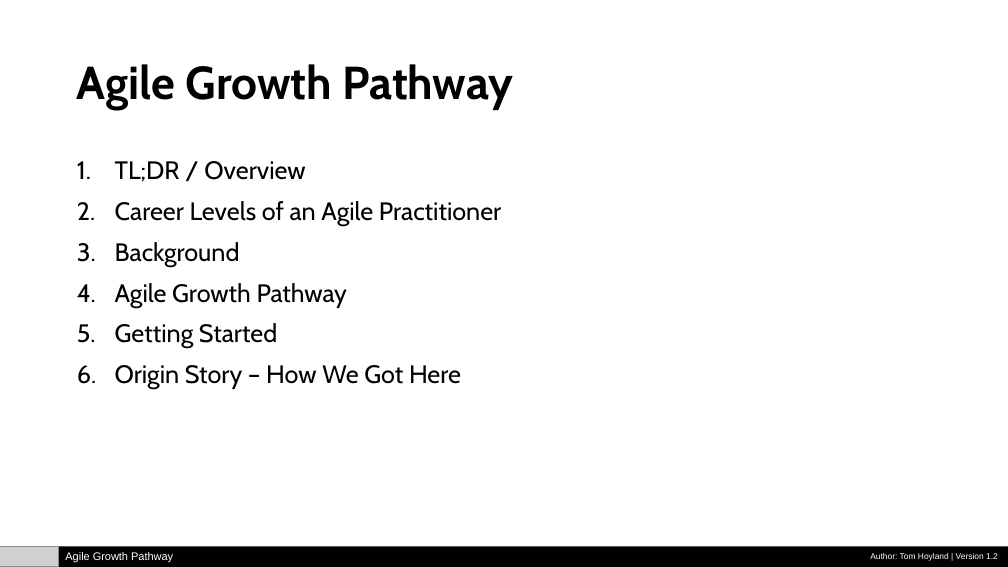
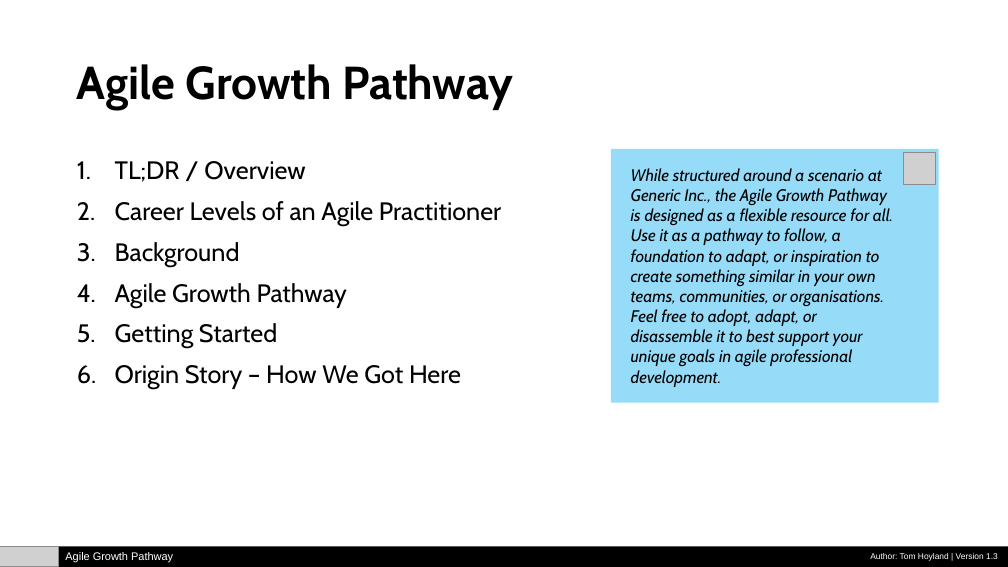
Before and after one commit to tomhoyland/agile-growth-pathway, a slide deck: slide 1 of Agile-Growth-Pathway.pptx. Drawn at 1008x567 pixels with LibreOffice and Linux fonts; fonts in the diff are those of the drawing; grey boxes stand for pictures. Boxes give left, top, right and bottom in pixels: in the first picture for what was removed or moved away, otherwise in the second. Text is boxed around its words. In the diff, an @@ line names an element or a change of style, - is before the commit and + after.

```diff
--- a/Agile-Growth-Pathway.pptx
+++ b/Agile-Growth-Pathway.pptx
@@ rectangle added at bbox=[611, 149, 939, 403], fill #96DCF8 @@
@@ text added at bbox=[631, 168, 893, 387], 16 pt, text #000000, italic @@
+While structured around a scenario at Generic Inc., the Agile Growth Pathway is designed as a flexible resource for all. Use it as a pathway to follow, a foundation to adapt, or inspiration to create something similar in your own teams, communities, or organisations. Feel free to adopt, adapt, or disassemble it to best support your unique goals in agile professional development.
@@ picture added at bbox=[904, 153, 935, 185] @@
```
Also in this commit, not shown: 14 other slides changed, 1 other file.
